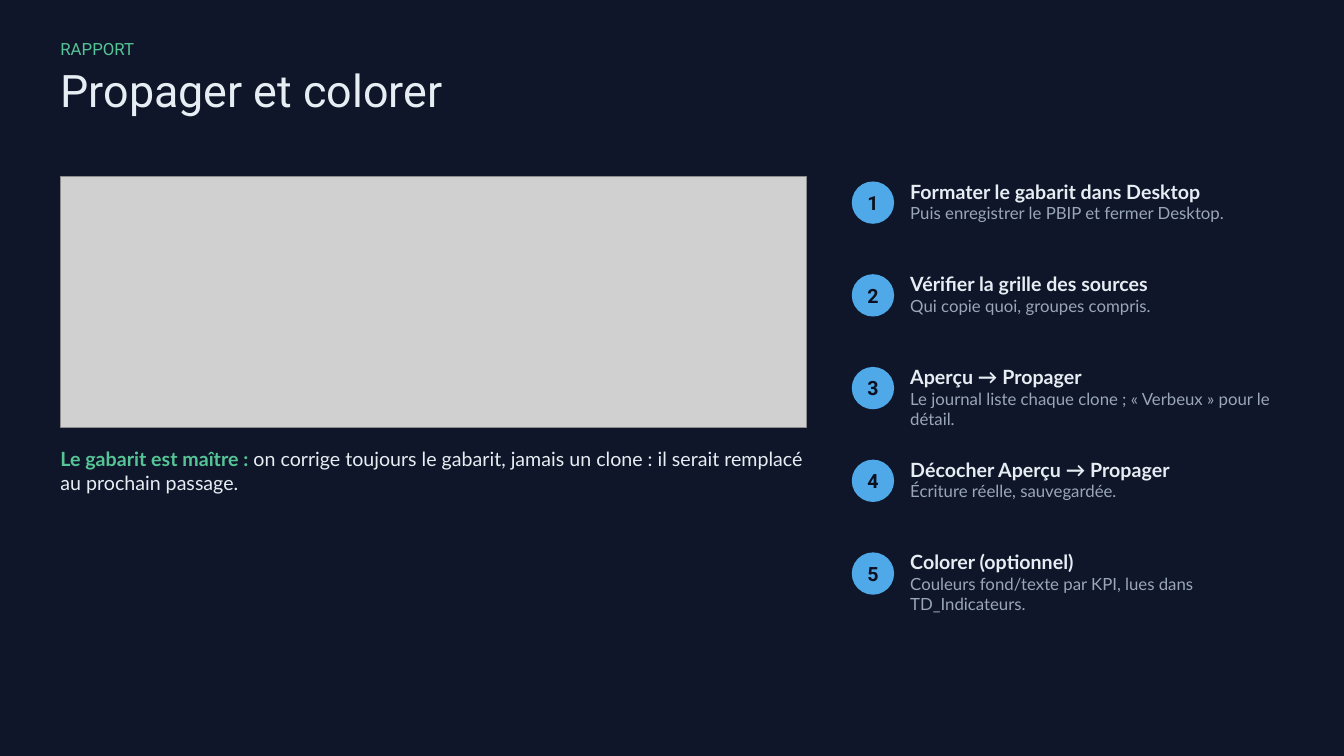
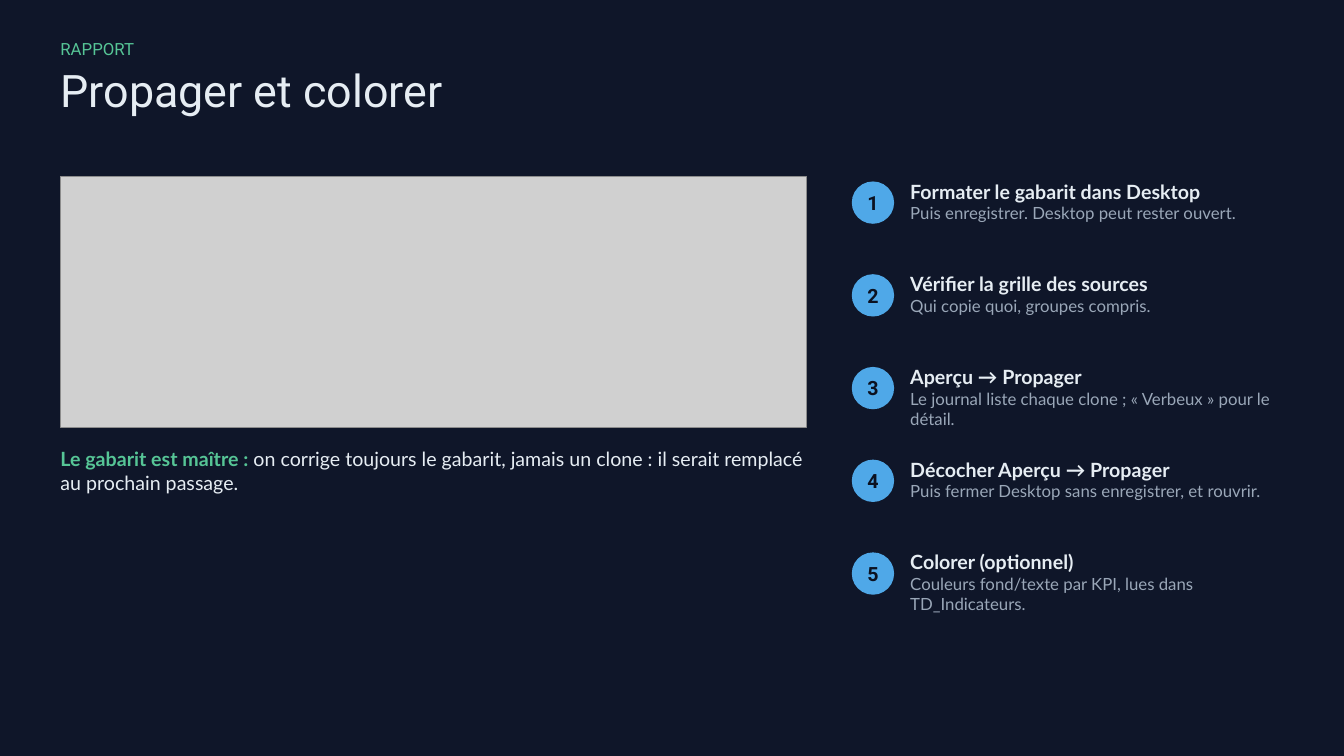
Before and after one commit to Madein1987/PBIdouille, a slide deck: slide 17 of docs/PBIdouille - Guide de demarrage rapide.pptx. Drawn at 1344x756 pixels with LibreOffice and Linux fonts; fonts in the diff are those of the drawing; grey boxes stand for pictures. Boxes give left, top, right and bottom in pixels: in the first picture for what was removed or moved away, otherwise in the second. Text is boxed around its words. In the diff, an @@ line names an element or a change of style, - is before the commit and + after.

```diff
--- a/docs/PBIdouille - Guide de demarrage rapide.pptx
+++ b/docs/PBIdouille - Guide de demarrage rapide.pptx
@@ text at box(910, 206, 1235, 222): text changed @@
-Puis enregistrer le PBIP et fermer Desktop.
+Puis enregistrer. Desktop peut rester ouvert.
@@ text at box(910, 484, 1261, 500): text changed @@
-Écriture réelle, sauvegardée.
+Puis fermer Desktop sans enregistrer, et rouvrir.
```
Also in this commit, not shown: 5 other slides changed, 24 other files.
